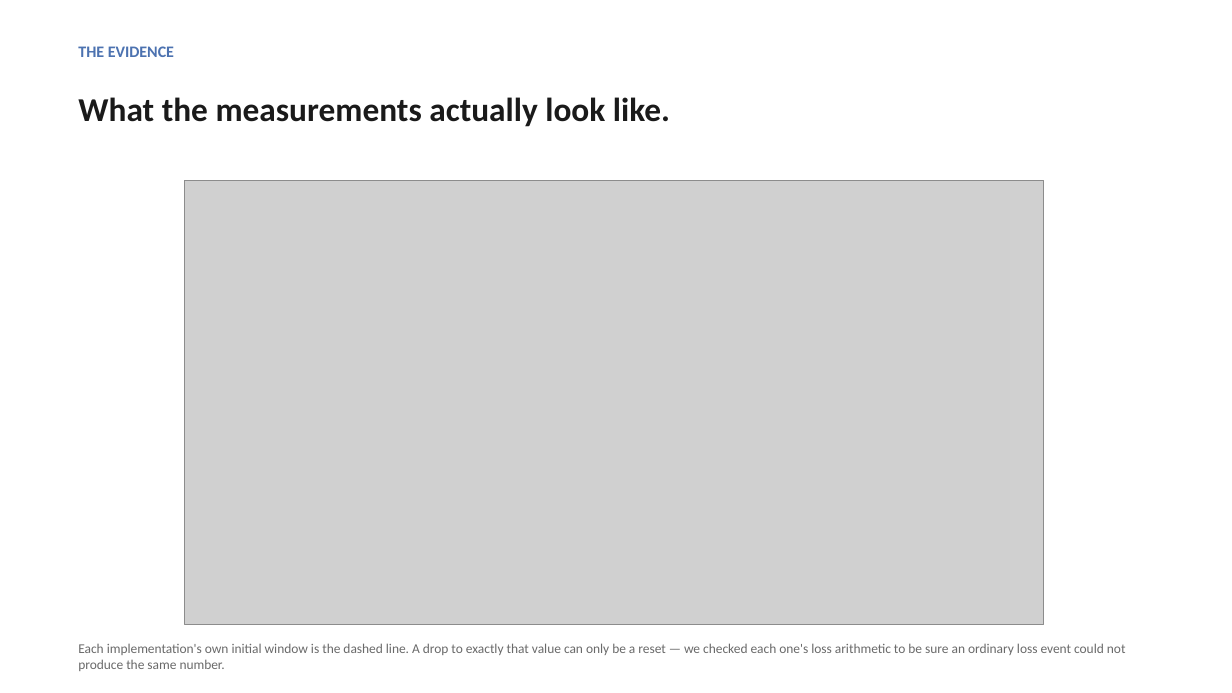
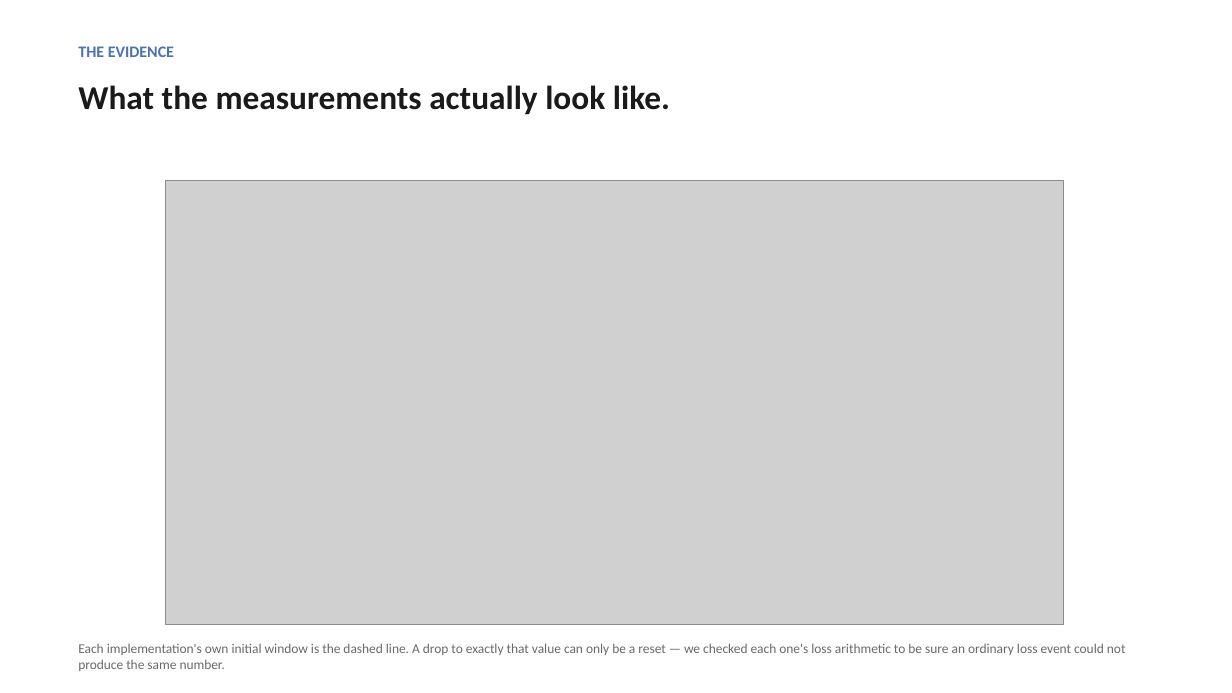
Before and after one commit to sivaahari/quic-congestion-control, a slide deck: slide 10 of phase2-deliverables/PhaseII_Review.pptx. Drawn at 1232x693 pixels with LibreOffice and Linux fonts; fonts in the diff are those of the drawing; grey boxes stand for pictures. Boxes give left, top, right and bottom in pixels: in the first picture for what was removed or moved away, otherwise in the second. Text is boxed around its words. In the diff, an @@ line names an element or a change of style, - is before the commit and + after.

```diff
--- a/phase2-deliverables/PhaseII_Review.pptx
+++ b/phase2-deliverables/PhaseII_Review.pptx
@@ text "What the measurements actually look ...": place and size @@
-text "What the measurements actually look ..." at [78, 97, 670, 127]
+text "What the measurements actually look ..." at [78, 85, 670, 115]
@@ picture: place and size @@
-picture at [185, 180, 1044, 625]
+picture at [166, 180, 1064, 625]
```
Also in this commit, not shown: 6 other slides changed, 10 other files.
